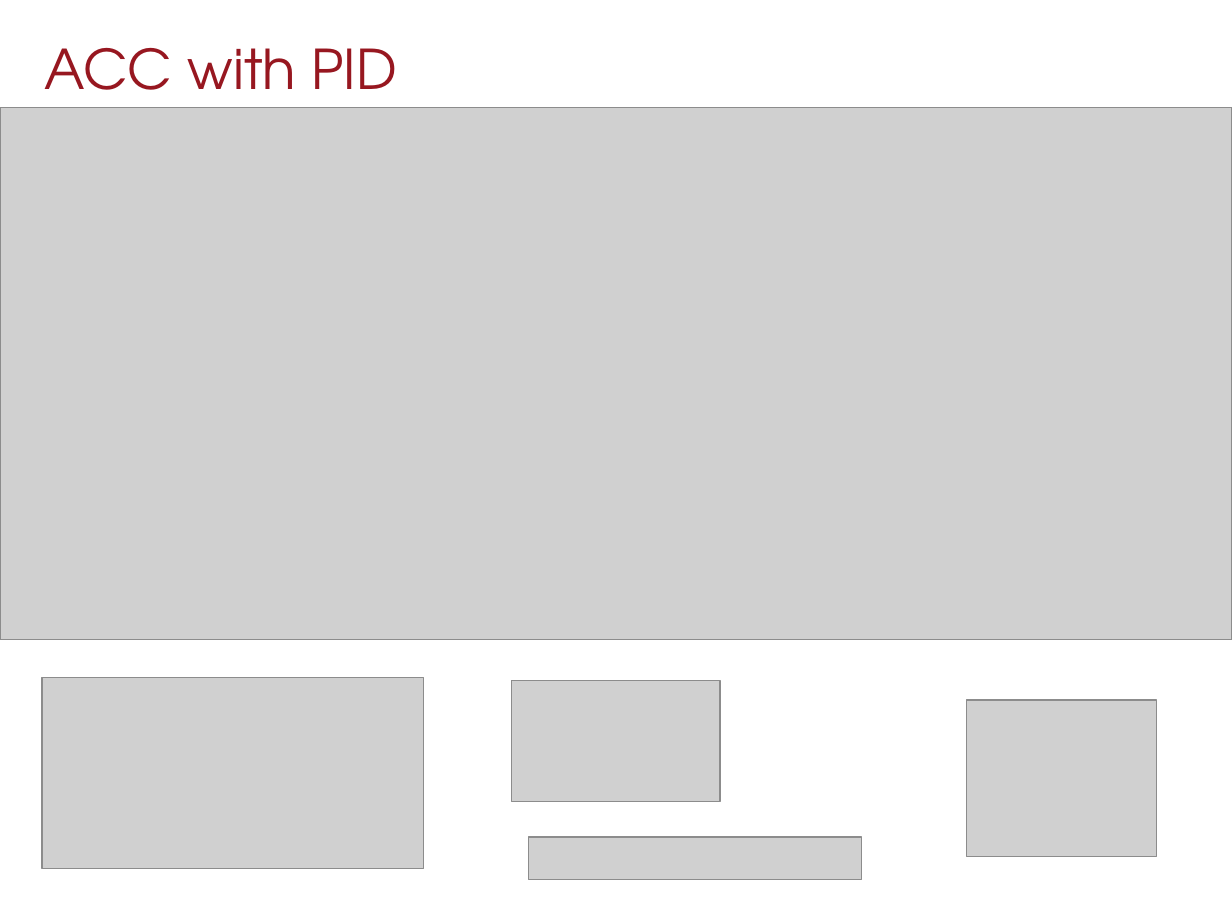
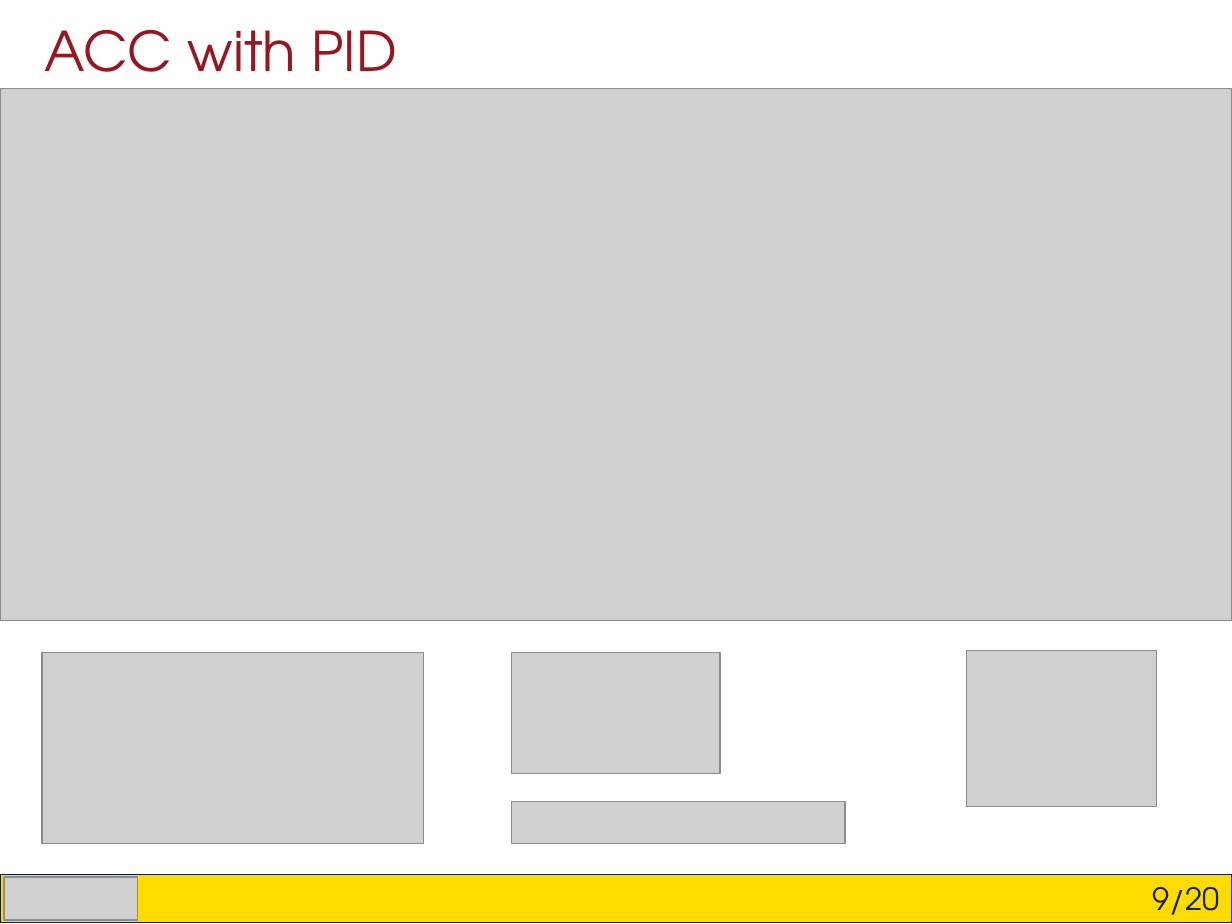
Before and after one commit to Arciro/CSAGV-project, a slide deck: slide 10 of Presentation.pptx. Drawn at 1232x924 pixels with LibreOffice and Linux fonts; fonts in the diff are those of the drawing; grey boxes stand for pictures. Boxes give left, top, right and bottom in pixels: in the first picture for what was removed or moved away, otherwise in the second. Text is boxed around its words. In the diff, an @@ line names an element or a change of style, - is before the commit and + after.

```diff
--- a/Presentation.pptx
+++ b/Presentation.pptx
@@ text "ACC with PID": place and size @@
-text "ACC with PID" at bbox=[45, 48, 397, 114]
+text "ACC with PID" at bbox=[45, 30, 397, 97]
@@ picture: place and size @@
-picture at bbox=[0, 107, 1232, 639]
+picture at bbox=[0, 89, 1232, 621]
@@ picture: place and size @@
-picture at bbox=[42, 678, 424, 869]
+picture at bbox=[42, 653, 424, 844]
@@ picture: place and size @@
-picture at bbox=[511, 681, 719, 802]
+picture at bbox=[511, 653, 719, 774]
@@ picture: place and size @@
-picture at bbox=[966, 700, 1156, 856]
+picture at bbox=[966, 650, 1156, 807]
@@ picture: place and size @@
-picture at bbox=[529, 837, 862, 878]
+picture at bbox=[511, 801, 845, 843]
@@ rectangle added at bbox=[0, 875, 1232, 923], fill #FFDC00, outline #162230 0.75 pt, 18 pt, text #162230 @@
+9/20
@@ picture added at bbox=[4, 877, 137, 920] @@
```
Also in this commit, not shown: 19 other slides changed.
